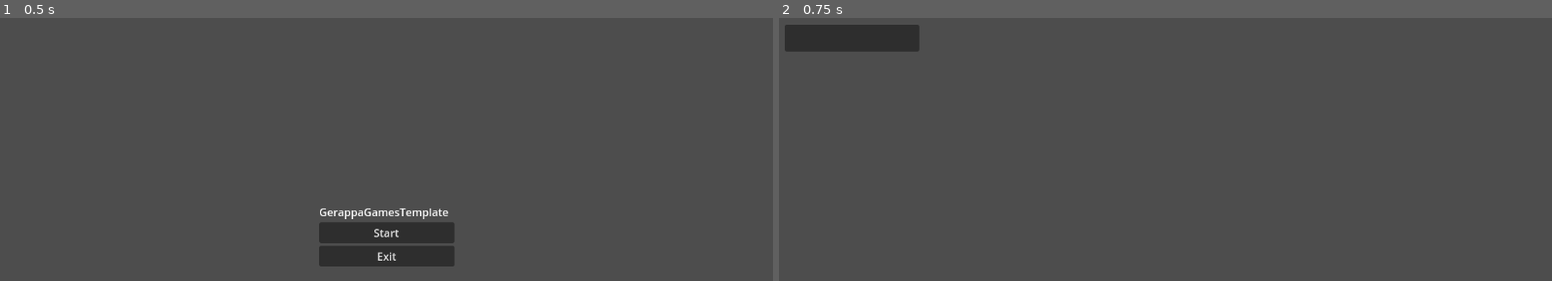
Above: before the commit, frames 1-2 (left to right).
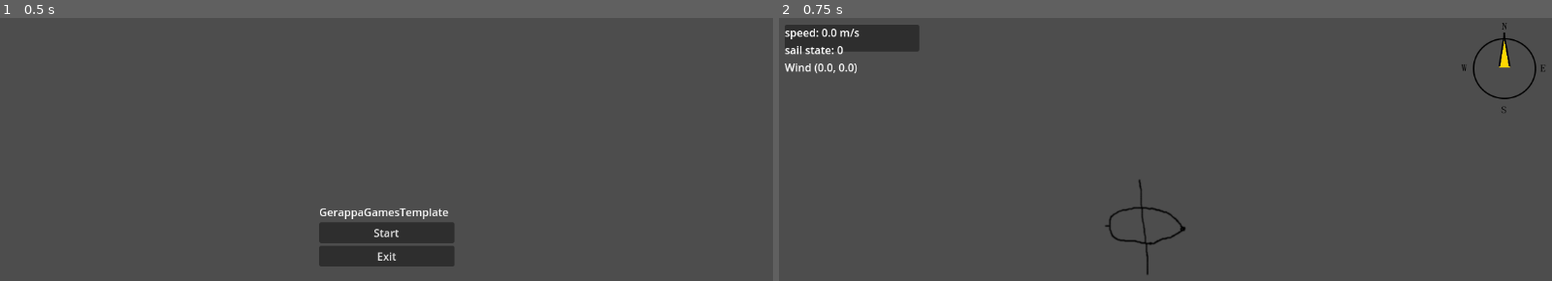
Above: after the commit, the same moments.

Repository: danigeri/AnchorAndAlmanac
Game: Godot game, scene res://Intro/intro.tscn
The game is run twice, just before and just after one commit, with the same random seed, the same clock (stepped at 60 frames per second) and the same inputs. Video files are missing from this copy of the repository; at most half a second of black plays in their place.
Inputs:
- Up to frame 1 (0.5 s): no input
- Up to frame 2 (0.75 s): click "Start" at 0.5 s

Frame 1 is identical in both runs. In frame 2, 1.0% of the frame differs, in the area x 0-100%, y 1-98%.

Commit message:
Ship, wind, windmeter, collider objects and debug info added.

Diff:
--- /dev/null
+++ b/Ship/ship.tscn
@@ -0,0 +1,16 @@
+[gd_scene load_steps=4 format=3 uid="uid://b3e5wvna1fkp5"]
+
+[ext_resource type="Script" uid="uid://cyhid3hiv7efg" path="res://ship.gd" id="1_1p84g"]
+[ext_resource type="Texture2D" uid="uid://dmbi44w80tw42" path="res://Ship/shittyship.png" id="2_q4ev1"]
+
+[sub_resource type="RectangleShape2D" id="RectangleShape2D_1p84g"]
+size = Vector2(127, 127)
+
+[node name="Ship" type="CharacterBody2D"]
+script = ExtResource("1_1p84g")
+
+[node name="Sprite2D" type="Sprite2D" parent="."]
+texture = ExtResource("2_q4ev1")
+
+[node name="CollisionShape2D" type="CollisionShape2D" parent="."]
+shape = SubResource("RectangleShape2D_1p84g")
--- /dev/null
+++ b/debug_label.gd
@@ -0,0 +1,27 @@
+extends Label
+
+# TODO: Optimization: Create an async update instead of sync
+# TODO: Initialize local variables on _init
+var _speed_mps : float = 0
+var _sail_state : int = 0
+var _wind := Vector3.ZERO
+
+# TODO: remove vector from wind_vector because it is redundant
+func _on_wind_update_wind(wind : Vector3) -> void:
+	_wind = wind
+	updateText()
+
+
+func _on_ship_sail_state_change(sail_state: Variant) -> void:
+	_sail_state = sail_state
+	updateText()
+
+
+func _on_ship_speed_change(speed: Variant) -> void:
+	_speed_mps = speed
+	updateText()
+
+
+func updateText() -> void:
+	text = "speed: %.1f m/s\nsail state: %d\nWind (%s, %s)" % \
+			[_speed_mps, _sail_state, _wind.x, _wind.z]
--- a/game_loop.tscn
+++ b/game_loop.tscn
@@ -1,11 +1,25 @@
-[gd_scene load_steps=2 format=3 uid="uid://cp03gm3dbew5m"]
+[gd_scene load_steps=8 format=3 uid="uid://cp03gm3dbew5m"]
 
 [ext_resource type="Script" uid="uid://dw8mem4hdxy6f" path="res://game_loop.gd" id="1_7f3si"]
+[ext_resource type="PackedScene" uid="uid://b3e5wvna1fkp5" path="res://Ship/ship.tscn" id="2_u3r3m"]
+[ext_resource type="Script" uid="uid://dh7fh7dy5lpkx" path="res://wind.gd" id="2_x7b5a"]
+[ext_resource type="Script" uid="uid://bg1hcdly8natw" path="res://debug_label.gd" id="3_ksmgf"]
+[ext_resource type="Texture2D" uid="uid://dhpwngei0wx84" path="res://Wind/windmeter_base.png" id="5_u6nhp"]
+[ext_resource type="Texture2D" uid="uid://4571qhluuj4k" path="res://Wind/windmeter_pointer.png" id="6_4dmyq"]
+
+[sub_resource type="SegmentShape2D" id="SegmentShape2D_u6nhp"]
+a = Vector2(1150, 15)
+b = Vector2(0, 15)
 
 [node name="GameLoop" type="Node2D"]
 script = ExtResource("1_7f3si")
 
-[node name="Ship" type="Sprite2D" parent="."]
+[node name="Wind" type="Node2D" parent="."]
+script = ExtResource("2_x7b5a")
+
+[node name="Ship" parent="." instance=ExtResource("2_u3r3m")]
+position = Vector2(547, 312)
+inertia = 10.0
 
 [node name="UserInterface" type="Control" parent="."]
 layout_mode = 3
@@ -28,3 +42,61 @@
 
 [node name="VBoxContainer" type="VBoxContainer" parent="UserInterface/DebugPanel/MarginContainer"]
 layout_mode = 2
+
+[node name="DebugLabel" type="Label" parent="UserInterface/DebugPanel/MarginContainer/VBoxContainer"]
+layout_mode = 2
+script = ExtResource("3_ksmgf")
+
+[node name="WindMeter" type="Control" parent="UserInterface"]
+anchors_preset = 0
+offset_left = 1007.0
+offset_right = 1047.0
+offset_bottom = 40.0
+
+[node name="WindMeterBase" type="TextureRect" parent="UserInterface/WindMeter"]
+layout_mode = 0
+offset_right = 40.0
+offset_bottom = 40.0
+texture = ExtResource("5_u6nhp")
+
+[node name="WindMeterPointer" type="TextureRect" parent="UserInterface/WindMeter"]
+layout_mode = 0
+offset_right = 40.0
+offset_bottom = 40.0
+texture = ExtResource("6_4dmyq")
+
+[node name="Objects" type="Node2D" parent="."]
+
+[node name="CoastlineCollider_N" type="StaticBody2D" parent="Objects"]
+position = Vector2(894, -3)
+
+[node name="CollisionShape2D" type="CollisionShape2D" parent="Objects/CoastlineCollider_N"]
+position = Vector2(-894, 3)
+shape = SubResource("SegmentShape2D_u6nhp")
+
+[node name="CoastlineCollider_S" type="StaticBody2D" parent="Objects"]
+position = Vector2(894, 610)
+
+[node name="CollisionShape2D" type="CollisionShape2D" parent="Objects/CoastlineCollider_S"]
+position = Vector2(-894, 3)
+shape = SubResource("SegmentShape2D_u6nhp")
+
+[node name="CoastlineCollider_W" type="StaticBody2D" parent="Objects"]
+position = Vector2(731, 610)
+
+[node name="CollisionShape2D" type="CollisionShape2D" parent="Objects/CoastlineCollider_W"]
+position = Vector2(-693, -878)
+rotation = 1.5707964
+shape = SubResource("SegmentShape2D_u6nhp")
+
+[node name="CoastlineCollider_E" type="StaticBody2D" parent="Objects"]
+position = Vector2(1833, 594)
+
+[node name="CollisionShape2D" type="CollisionShape2D" parent="Objects/CoastlineCollider_E"]
+position = Vector2(-693, -878)
+rotation = 1.5707964
+shape = SubResource("SegmentShape2D_u6nhp")
+
+[connection signal="update_wind" from="Wind" to="Ship" method="_on_wind_update_wind"]
+[connection signal="sail_state_change" from="Ship" to="UserInterface/DebugPanel/MarginContainer/VBoxContainer/DebugLabel" method="_on_ship_sail_state_change"]
+[connection signal="speed_change" from="Ship" to="UserInterface/DebugPanel/MarginContainer/VBoxContainer/DebugLabel" method="_on_ship_speed_change"]
--- /dev/null
+++ b/ship.gd
@@ -0,0 +1,128 @@
+extends CharacterBody2D
+
+signal speed_change(speed)
+signal sail_state_change(sail_state)
+
+enum SailStates { SAIL_STATE_ANCHORED, SAIL_STATE_DOWN, SAIL_STATE_MID, SAIL_STATE_UP }
+enum { LEFT = -1, RIGHT = 1 }
+
+const SAIL_SPEED_DICT = {
+	SailStates.SAIL_STATE_ANCHORED: 0.0,
+	SailStates.SAIL_STATE_DOWN: 0.1,
+	SailStates.SAIL_STATE_MID: 0.5,
+	SailStates.SAIL_STATE_UP: 1,
+}
+
+# The quotient of how the turn speed is dependent of the current speed.
+const TURN_SPEED_QUOTIENT: float = 0.5
+
+@export var max_speed_mps: int = 100
+@export var turn_rad: float = PI / 6
+@export var inertia: float = 0.1
+
+var current_speed_mps: float
+var direction: Vector2
+var facing_rad: float
+var sail_state: SailStates
+var wind: Vector2
+
+
+func _ready() -> void:
+	current_speed_mps = 0
+	facing_rad = 0
+	sail_state = SailStates.SAIL_STATE_ANCHORED
+	sail_state_change.emit(sail_state)
+
+	direction = Vector2(1, 0)
+
+	set_rotation_degrees(90)
+
+
+func _input(event: InputEvent) -> void:
+	if (event as InputEvent).is_action_pressed("ui_up") and sail_state < SailStates.SAIL_STATE_UP:
+		sail_state += 1
+		sail_state_change.emit(sail_state)
+
+	if (
+		(event as InputEvent).is_action_pressed("ui_down")
+		and sail_state > SailStates.SAIL_STATE_DOWN
+	):
+		sail_state -= 1
+		sail_state_change.emit(sail_state)
+
+	if (
+		(event as InputEvent).is_action_pressed("ui_accept")
+		and sail_state == SailStates.SAIL_STATE_DOWN
+	):
+		sail_state -= 1
+		sail_state_change.emit(sail_state)
+
+
+# Input polling: something to do as long as the key is pressed
+func _physics_process(delta: float) -> void:
+	if Input.is_action_pressed("ui_right"):
+		turn(RIGHT, delta)
+
+	if Input.is_action_pressed("ui_left"):
+		turn(LEFT, delta)
+
+	if direction != Vector2.ZERO:
+		direction = direction.normalized()
+
+	_set_speed(delta)
+
+	velocity.x = direction.x * current_speed_mps
+	velocity.y = direction.y * current_speed_mps
+	move_and_slide()
+
+
+func turn(directional_multiplier: int, delta: float) -> void:
+	var facing_chage_rad: float = (
+		directional_multiplier * turn_rad * delta * current_speed_mps * TURN_SPEED_QUOTIENT
+	)
+
+	facing_rad += facing_chage_rad
+	rotate(facing_chage_rad)
+
+	direction.x = cos(facing_rad)
+	direction.y = sin(facing_rad)
+
+
+func _set_speed(delta: float) -> void:
+	var _target_speed_mps: float = (
+		max_speed_mps * SAIL_SPEED_DICT[sail_state] * _wind_to_wind_power(direction)
+	)
+
+	if current_speed_mps != _target_speed_mps:
+		var prefix = 1 if current_speed_mps < _target_speed_mps else -1
+
+		current_speed_mps += prefix * inertia * delta
+
+		# The delta multiplier can lead to very low very precise differences in
+		# equality checks causing the speed to update in every frame, hence the rounding.
+		current_speed_mps = snapped(current_speed_mps, 0.0000001)
+
+		speed_change.emit(current_speed_mps)
+		_animate_speed(current_speed_mps)
+
+
+func _wind_to_wind_power(direction: Vector2) -> float:
+	var angle = direction.dot(wind)
+
+	# The default wind angle to wind power function is
+	# if angle > -0.5 : y = (2x + 1)/3
+	# if angle <= -0.5: y = 0
+
+	var wind_power: float = (2 * angle + 1) / 3 if angle > -0.5 else 0.01
+
+	return wind_power
+
+
+func _animate_speed(speed: float) -> void:
+	var speed_scale = speed / max_speed_mps
+	print("Speed scale changed to %s" % speed_scale)
+	# $AnimationPlayer.speed_scale = speed_scale
+
+
+func _on_wind_update_wind(wind_vector):
+	wind = wind_vector
--- /dev/null
+++ b/wind.gd
@@ -0,0 +1,10 @@
+extends Node
+
+signal update_wind(wind)
+
+@export var windStrength = 5
+@export var windDirection = Vector2(1, 0)
+
+func _ready() -> void:
+	# TODO: strength and direction should be merged into the wind vector
+	update_wind.emit(windDirection * windStrength)
Binary file added: Ship/shittyship.png
Not shown, added: Ship/shittyship.png.import
Binary file added: Wind/windmeter_base.png
Not shown, added: Wind/windmeter_base.png.import
Binary file added: Wind/windmeter_pointer.png
Not shown, added: Wind/windmeter_pointer.png.import
Not shown, added: debug_label.gd.uid
Not shown, added: ship.gd.uid
Not shown, added: wind.gd.uid
